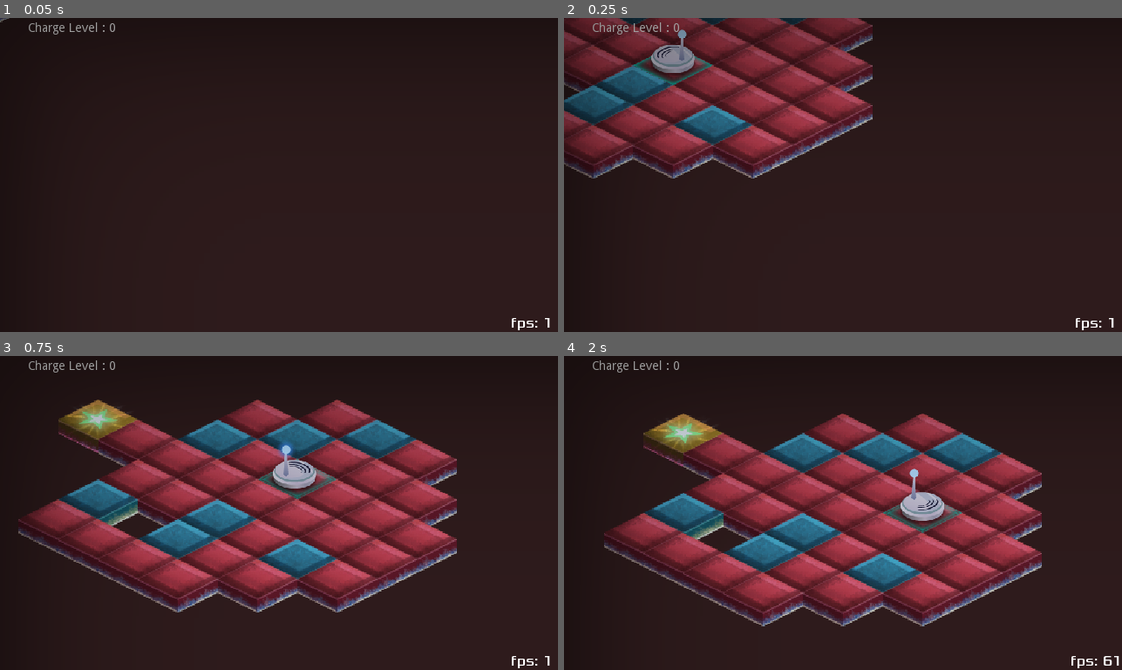
Above: before the commit, frames 1-4 (two rows, left to right).
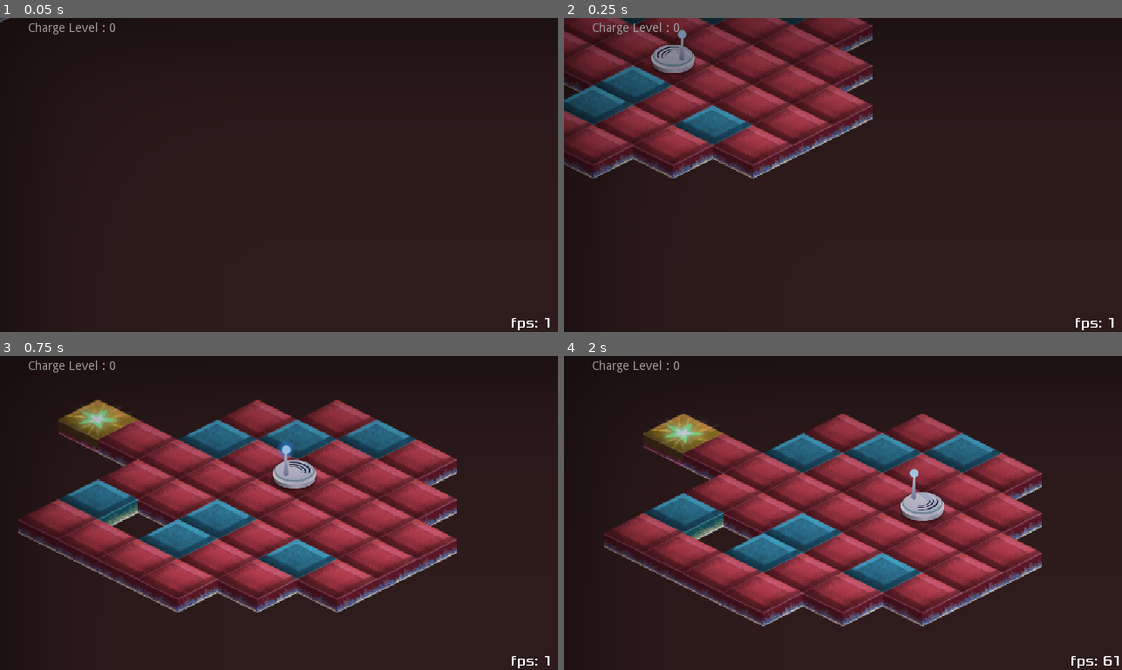
Above: after the commit, the same moments.

Repository: Najim-SD/Static-Discharge
Game: Godot game, scene res://Levels/Level 00.tscn
Two runs of this game, one before a commit and one after it. Both use one fixed random seed, a clock stepped at 60 frames per second and the inputs below.
Inputs:
- Up to frame 1 (0.05 s): no input
- Up to frame 2 (0.25 s): no input
- Up to frame 3 (0.75 s): hold D (right) from 0.53 s (still down); tap K (discharge) at 0.6 s
- Up to frame 4 (2 s): release D (right) at 1.28 s; hold S (down) from 1.28 s (still down); tap K (discharge) at 1.35 s

Frame 1 is identical in both runs. In frame 2, 0.2% of the frame differs, in the area x 12-27%, y 11-22%; in frame 3, 0.3%; in frame 4, 0.3%, in the area x 57-72%, y 47-57%.

Commit message:
Finished the charge and passive discharge code

Diff:
--- a/Scenes/Bot.gd
+++ b/Scenes/Bot.gd
@@ -57,11 +57,13 @@
 				chargeLevel += 1
 				$Sprites/Antenna.frame = 0
 				$Sprites/Antenna.play("Charging")
+				sparksOnTile(collider.get_parent())
 			elif collider.is_in_group("NormalTiles"):
 				if chargeLevel > 0:
 					chargeLevel -= 1
 					$Sprites/Antenna.frame = 0
 					$Sprites/Antenna.play("Discharging")
+					sparksOnTile(collider.get_parent())
 				else:
 					pass # Dust
 			if chargeLevel > 0 :
@@ -103,20 +105,23 @@
 		return true
 	else : return false
 
+func sparksOnTile(tile):
+	var rs = int(rand_range(0.0,3.0)) + 1
+	tile.find_node("FX").frame = 0
+	tile.find_node("FX").play("Sparks " + str(rs))
 
 func _on_Area2D_area_entered(area):
 	if area.is_in_group("Tiles"):
 		currentTile = area.get_parent()
-		area.get_parent().find_node("Highlight FX").modulate.a = 1.0
-		#area.get_parent().find_node("Highlight FX").show()
-	pass # Replace with function body.
+		#area.get_parent().find_node("Highlight FX").modulate.a = 0.4
+	pass #
 
 
 func _on_Area2D_area_exited(area):
 	if area.is_in_group("Tiles"):
-		area.get_parent().find_node("Highlight FX").modulate.a = 0.0
-		#area.get_parent().find_node("Highlight FX").hide()
-	pass # Replace with function body.
+		#area.get_parent().find_node("Highlight FX").modulate.a = 0.0
+		pass
+	pass
 
 
 func _on_Antenna_animation_finished():
@@ -126,4 +131,4 @@
 				$Sprites/Antenna.play("Charged")
 			else:
 				$Sprites/Antenna.play("Empty")
-	pass # Replace with function body.
+	pass #
